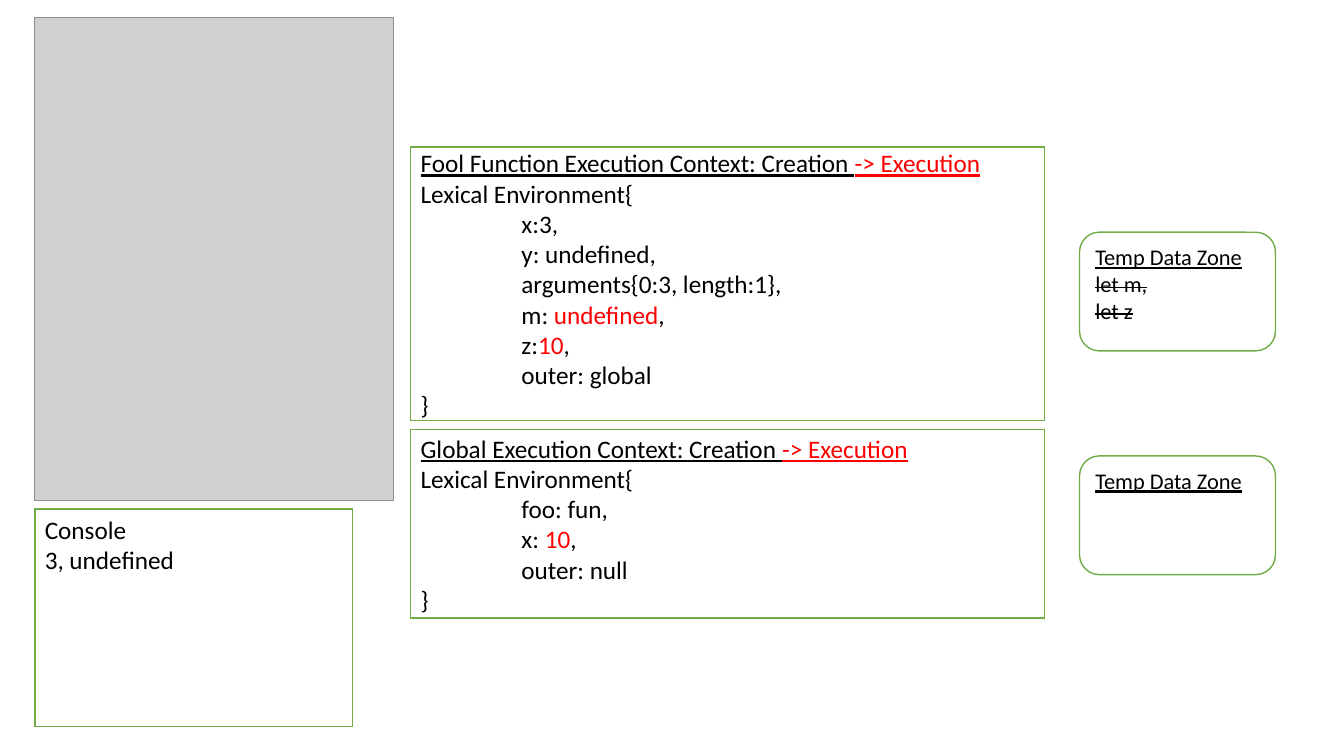
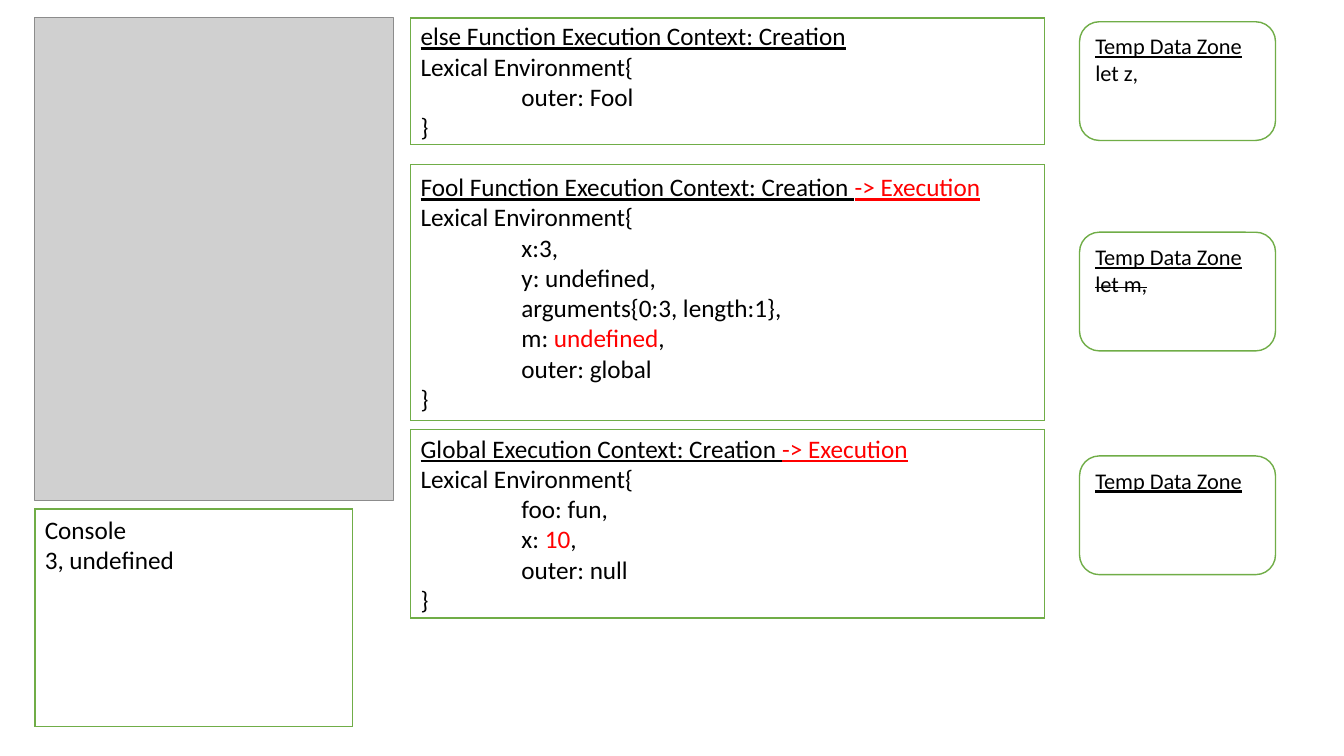
Before and after one commit to HeinHtetZawNeo/HeinHtetZawNeo.github.io, a slide deck: slide 11 of Lab6/ProblemB.pptx (slide 12 before the commit). Drawn at 1344x756 pixels with LibreOffice and Linux fonts; fonts in the diff are those of the drawing; grey boxes stand for pictures. Boxes give left, top, right and bottom in pixels: in the first picture for what was removed or moved away, otherwise in the second. Text is boxed around its words. In the diff, an @@ line names an element or a change of style, - is before the commit and + after.

```diff
--- a/Lab6/ProblemB.pptx
+++ b/Lab6/ProblemB.pptx
@@ rectangle added at (410,18,1045,145), fill #FFFFFF, outline #70AD47 1 pt, 18 pt, text #000000, underline @@
+else Function Execution Context: Creation
+Lexical Environment{
+outer: Fool
+}
@@ rounded rectangle added at (1080,22,1275,141), fill #FFFFFF, outline #70AD47 1 pt, 16 pt, text #000000, underline @@
+Temp Data Zone
+let z,
@@ rectangle "Fool Function Execution Context: Creation ...": place and size @@
-rectangle "Fool Function Execution Context: Creation ..." at (410,147,1045,420)
+rectangle "Fool Function Execution Context: Creation ..." at (410,164,1045,420)
@@ text in rounded rectangle at (1095,303,1133,319): paragraph removed @@
-let z
@@ text in rectangle at (521,337,570,357): paragraph removed @@
-z:10,
```
Also in this commit, not shown: 7 other slides changed, 1 slide added, 7 other files.
